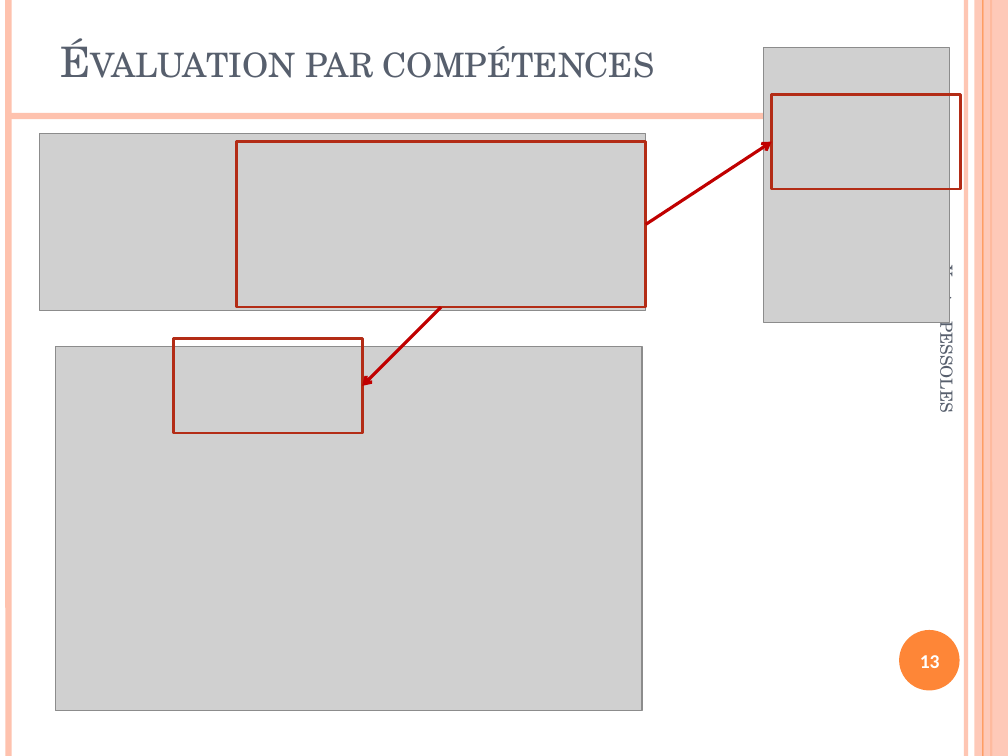
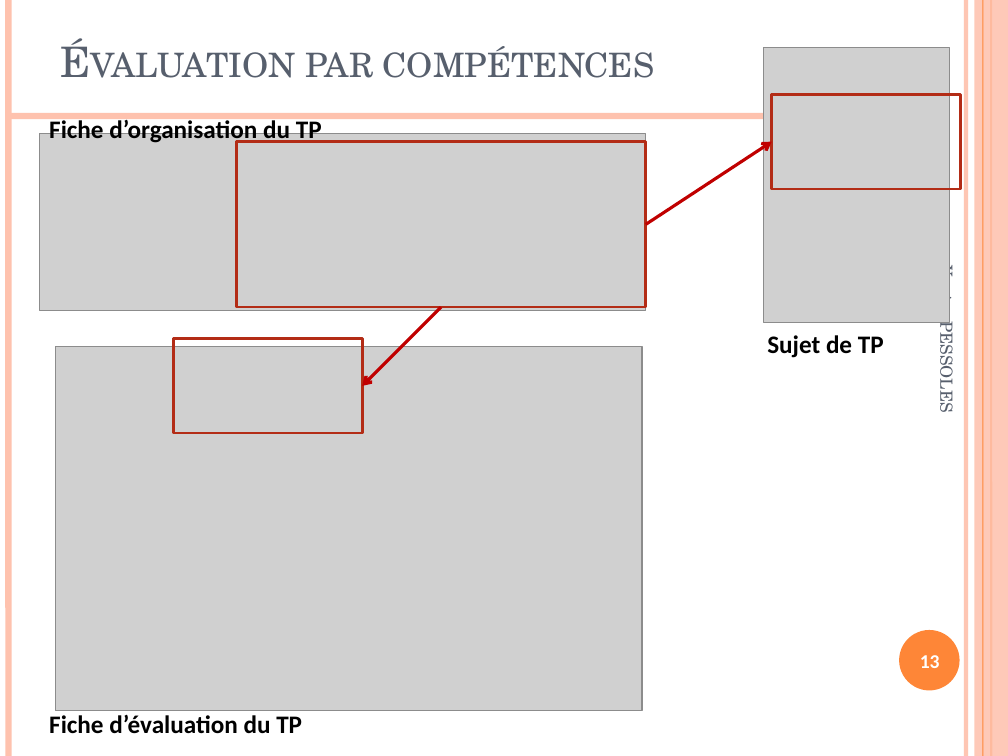
Before and after one commit to xpessoles/PTSI, a slide deck: slide 13 of Presentations/Organisation_SII.pptx. Drawn at 1008x756 pixels with LibreOffice and Linux fonts; fonts in the diff are those of the drawing; grey boxes stand for pictures; background and template pictures are left out. Boxes give left, top, right and bottom in pixels: in the first picture for what was removed or moved away, otherwise in the second. Text is boxed around its words. In the diff, an @@ line names an element or a change of style, - is before the commit and + after.

```diff
--- a/Presentations/Organisation_SII.pptx
+++ b/Presentations/Organisation_SII.pptx
@@ text added at (49, 117, 322, 144), 18 pt, text #000000, bold @@
+Fiche d’organisation du TP
@@ text added at (767, 335, 884, 358), 18 pt, text #000000, bold @@
+Sujet de TP
@@ text added at (49, 714, 302, 734), 18 pt, text #000000, bold @@
+Fiche d’évaluation du TP
```
Also in this commit, not shown: 4 other slides changed, 2 other files.
